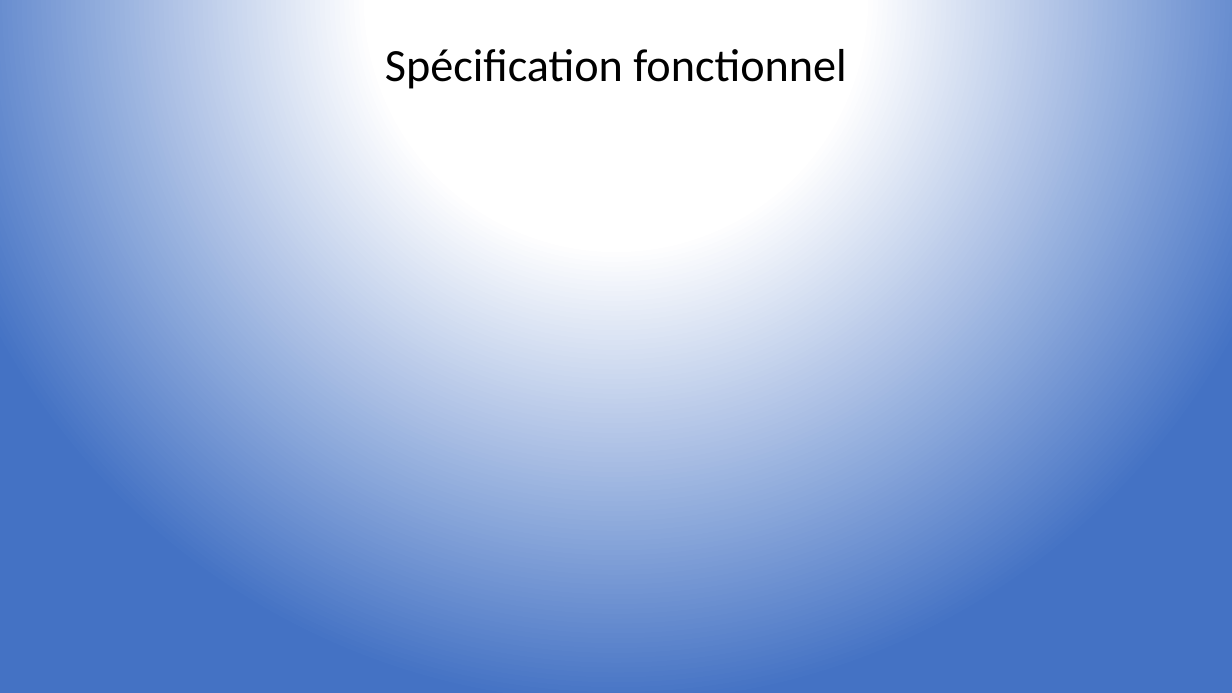
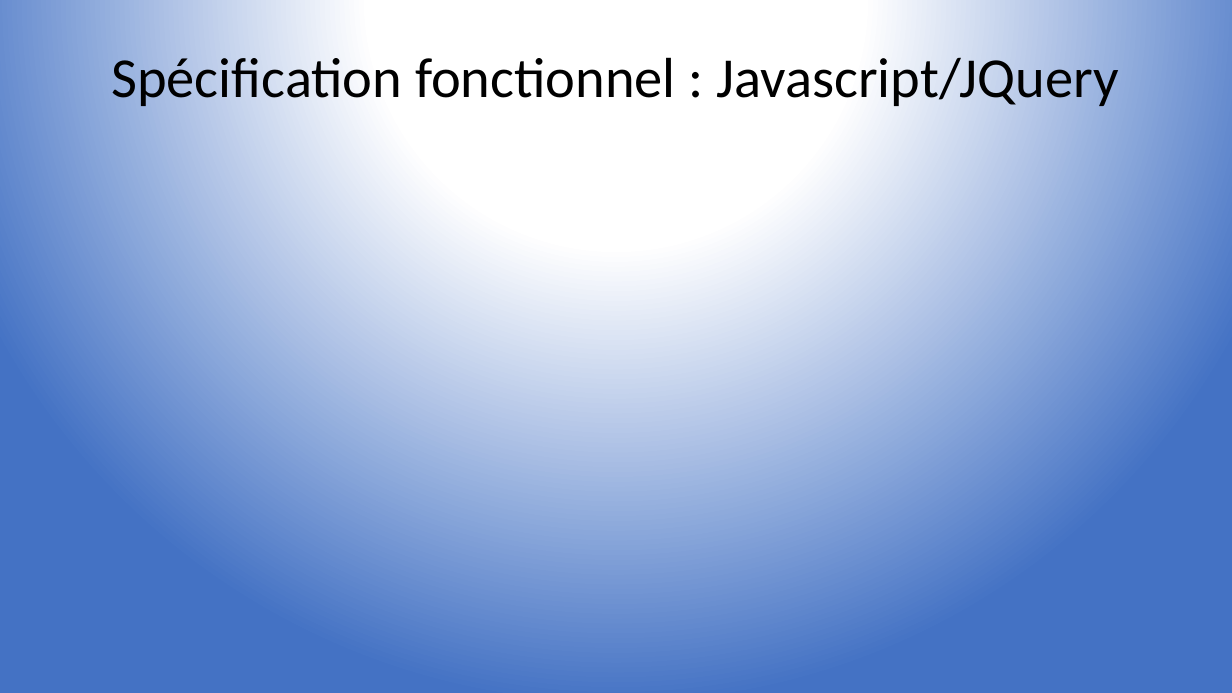
Before and after one commit to Maxtoq/ECELink, a slide deck: slide 9 of Présentation_finale.pptx. Drawn at 1232x693 pixels with LibreOffice and Linux fonts; fonts in the diff are those of the drawing. Boxes give left, top, right and bottom in pixels: in the first picture for what was removed or moved away, otherwise in the second. Text is boxed around its words. In the diff, an @@ line names an element or a change of style, - is before the commit and + after.

```diff
--- a/Présentation_finale.pptx
+++ b/Présentation_finale.pptx
@@ title at box(111, 50, 1118, 111): text changed; size 36 to 44 pt @@
-Spécification fonctionnel
+Spécification fonctionnel : Javascript/JQuery
```
Also in this commit, not shown: 5 other slides changed.
